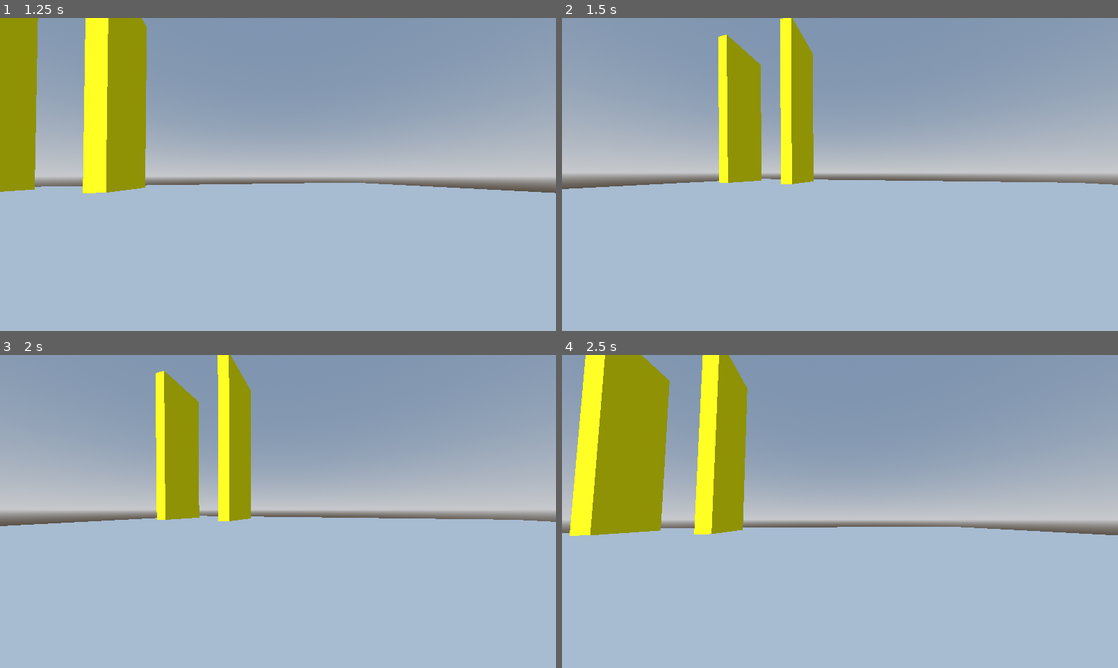
Above: before the commit, frames 1-4 (two rows, left to right).
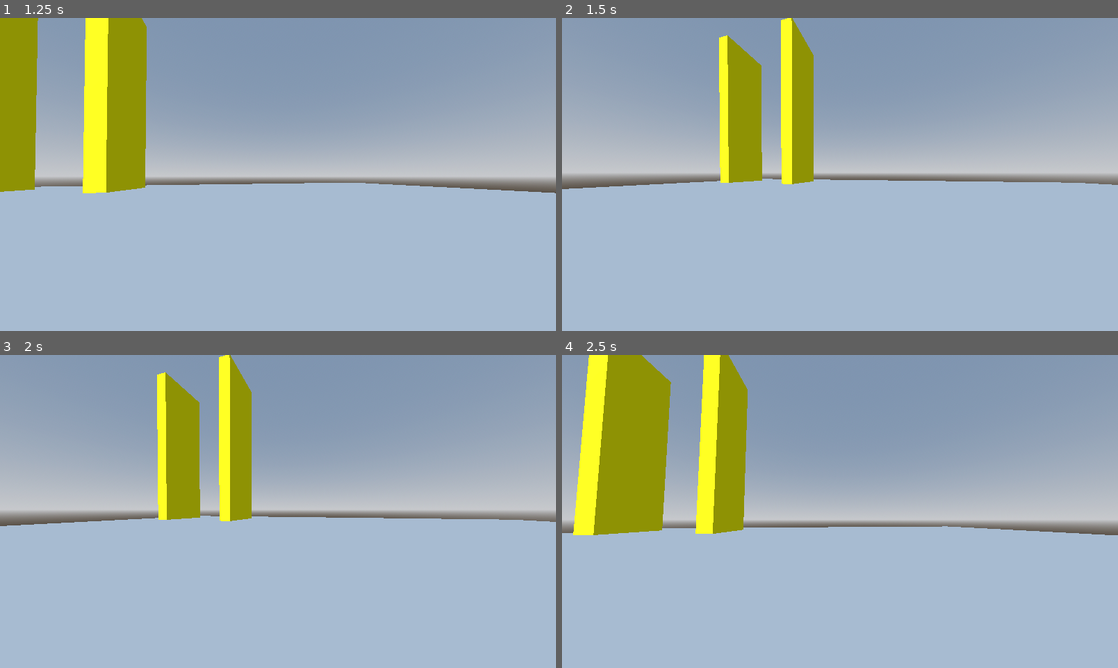
Above: after the commit, the same moments.

Repository: Cody-Mills/Biopunk
Game: Godot game, scene res://scenes/levels/test_level/test_level.tscn
The game is run twice, just before and just after one commit, with the same random seed, the same clock (stepped at 60 frames per second) and the same inputs.
Inputs (mouse positions are in pixels of both pictures, inside the frame that each line leads up to):
- Up to frame 1 (1.25 s): tap Enter at 0.5 s; move the mouse to (305, 174) at 0.52 s; hold Up (ui_up) from 0.53 s (still down); hold Ctrl (ui_crouch) from 0.53 s (still down); tap Space (ui_jump) at 0.77, 1.07 s; tap Shift (ui_sprint) at 0.8 s
- Up to frame 2 (1.5 s): keep holding Up (ui_up); tap Space (ui_jump) at 1.25 s; move the mouse to (812, 174) at 1.27 s; release Ctrl (ui_crouch) at 1.28 s; tap Shift (ui_sprint) at 1.35 s
- Up to frame 3 (2 s): keep holding Up (ui_up); tap Space (ui_jump) at 1.52, 1.55, 1.82 s
- Up to frame 4 (2.5 s): keep holding Up (ui_up); tap Enter at 2 s; move the mouse to (851, 505) at 2.02 s; hold Ctrl (ui_crouch) from 2.03 s (still down); tap Space (ui_jump) at 2.1 s

Frame 1 is identical in both runs. In frame 2, 0.3% of the frame differs, in the area x 28-99%, y 0-54%; in frame 3, 0.5%; in frame 4, 1.1%, in the area x 1-98%, y 0-58%.

Commit message:
Condensing States
Currently I am attempting to make it so that the states are more condese meaning the sprint and jump states are gone and are handled as simple functions of as part of the walk state.

Diff:
--- a/scripts/player/player.gd
+++ b/scripts/player/player.gd
@@ -1,11 +1,13 @@
 extends CharacterBody3D
 
 #MovementSpeed
-var speed
-const SPRINT_SPEED = WALK_SPEED * 1.4
-const WALK_SPEED = 5.0
-const CROUCH_SPEED = WALK_SPEED * 0.6
-const SLIDE_SPEED = WALK_SPEED * 2
+var speed = 5.0
+var sprintSpeed = speed * 1.4
+var crouchSpeed = speed * 0.6
+var slideSpeed = speed * 2
+var acceleration = 0.1
+#Doubles as the is sprinting check aswell as sliding
+var can_slide : bool = false
 var is_sliding : bool = false
 
 #Jumping
@@ -21,7 +23,7 @@
 @onready var player: CharacterBody3D = $"."
 
 #States
-enum {WALK, SPRINT, CROTCH, SLIDE, JUMP, AIR}
+enum {MOVE, CROTCH, SLIDE, JUMP, AIR}
 var state
 
 #Head bobbing via Sinewave
@@ -43,15 +45,13 @@
 
 func _ready() -> void:
 	Input.set_mouse_mode(Input.MOUSE_MODE_CAPTURED)
-	state = WALK
+	state = MOVE
 
 func _physics_process(delta: float) -> void:
-	print(state)
+	print(speed)
 	match state:
-		WALK:
-			WalkState(delta)
-		SPRINT:
-			SprintState()
+		MOVE:
+			MoveState(delta)
 		CROTCH:
 			CrouchState()
 		SLIDE:
@@ -66,14 +66,23 @@
 		camera_3d.rotation.x = clamp(camera_3d.rotation.x, deg_to_rad(-40), deg_to_rad(60))
 
 
-func WalkState(delta):
-	speed = WALK_SPEED
+func MoveState(delta):
 	jump_available = true
 	jump_count = max_jumps
 	var input_dir := Input.get_vector("ui_left", "ui_right", "ui_up", "ui_down")
 	var direction := (head.transform.basis * Vector3(input_dir.x, 0, input_dir.y)).normalized()
+	#Walking
 	if is_on_floor():
-		if direction:
+		if direction && !Input.is_action_pressed("ui_sprint"):
+			lerp((speed * sprintSpeed), speed, acceleration)
+			can_slide = false
+			speed = speed
+			velocity.x = direction.x * speed
+			velocity.z = direction.z * speed
+		if direction && Input.is_action_pressed("ui_sprint"):
+			lerp(speed, (speed * sprintSpeed), acceleration)
+			speed = sprintSpeed
+			can_slide = true
 			velocity.x = direction.x * speed
 			velocity.z = direction.z * speed
 		else:
@@ -88,15 +97,19 @@
 	t_bob += delta * velocity.length() * float(is_on_floor())
 	camera_3d.transform.origin = _headbob(t_bob)
 
+	if Input.is_action_just_released("ui_sprint"):
+		#Adds a slowing down effect
+		lerp((speed * sprintSpeed), speed, acceleration)
+		can_slide = false
+
 	#Temp state switch checks, need to add events
 	if Input.is_action_just_pressed("ui_jump") and jump_available:
 		state = JUMP
 
-	if Input.is_action_pressed("ui_crouch"): #maybe add is not sprinting
+	if Input.is_action_pressed("ui_crouch") && !can_slide:
 		state = CROTCH
-
-	if Input.is_action_pressed("ui_sprint"):
-		state = SPRINT
+	if Input.is_action_pressed("ui_crouch") && can_slide:
+		state = SLIDE
 
 	move_and_slide()
 
@@ -105,6 +118,7 @@
 	var pos  = Vector3.ZERO
 	pos.y = sin(time * BOB_FREQ) * BOB_AMP
 	pos.x = sin(time * BOB_FREQ / 2) * BOB_AMP
+	#could add extra bobs while sprinting
 	return pos
 
 
@@ -116,10 +130,7 @@
 		jump_available = false
 		#Land on floor back to walking state
 		if is_on_floor():
-			state = WALK
-		#To continue running after landing
-		if is_on_floor() && Input.is_action_just_pressed("ui_sprint"):
-			state = SPRINT
+			state = MOVE
 		#To Jump into a slide
 		if is_on_floor() && Input.is_action_just_pressed("ui_crotch"):
 			state = SLIDE
@@ -128,18 +139,6 @@
 			jump_available = false
 		if is_on_wall_only() && Input.is_action_just_pressed("ui_jump"):
 			print("wall jump")
-
-func SprintState():
-	jump_available = true
-	speed = SPRINT_SPEED
-	if Input.is_action_just_released("ui_sprint"):
-		#Adds a slowing down effect
-		lerp(speed, WALK_SPEED, 0.1)
-		state = WALK
-	if Input.is_action_just_pressed("ui_jump"):
-		state = JUMP
-	if Input.is_action_just_pressed("ui_crouch"):
-		state = SLIDE
 
 func SlideState():
 	jump_available = true
@@ -158,9 +157,8 @@
 func CrouchState():
 	jump_available = true
 	$CollisionShape3D.scale = Vector3(1, 0.5, 1)
-	speed = CROUCH_SPEED
+	speed = crouchSpeed
 
 	if Input.is_action_just_released("ui_crouch"):
 		$CollisionShape3D.scale = Vector3(1, 1, 1)
-		speed = WALK_SPEED
-		state = WALK
+		speed = speed
